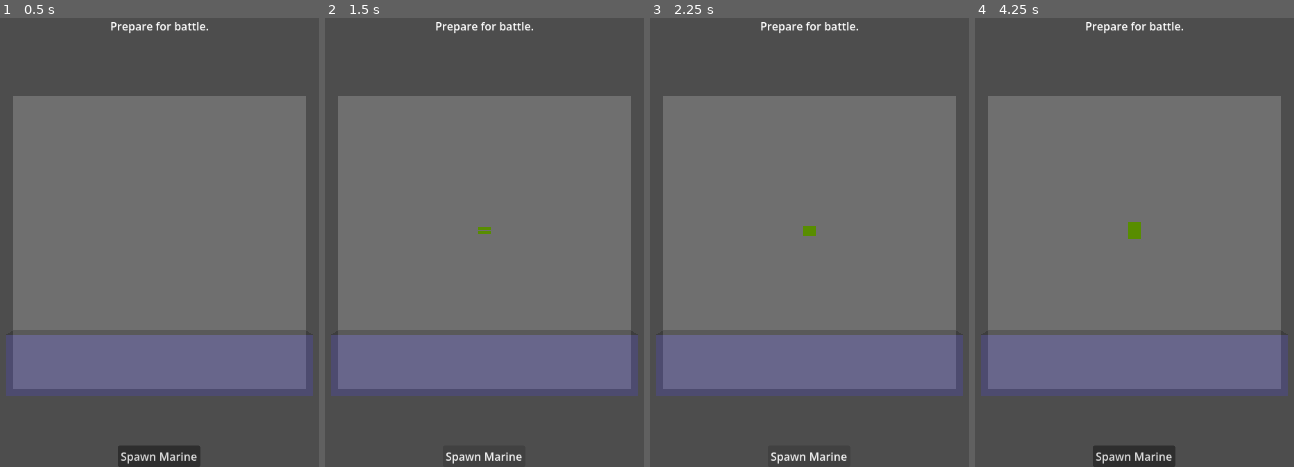
Above: before the commit, frames 1-4 (left to right).
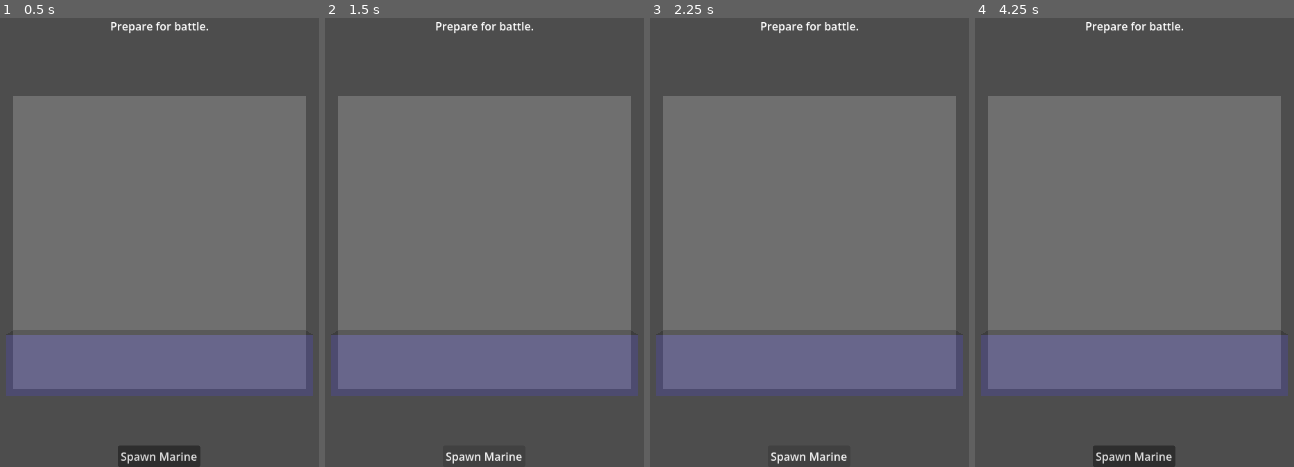
Above: after the commit, the same moments.

Repository: boulderpusher/heresy
Game: Godot game, scene res://main.tscn
The game is run twice, just before and just after one commit, with the same random seed, the same clock (stepped at 60 frames per second) and the same inputs.
Inputs (mouse positions are in pixels of both pictures, inside the frame that each line leads up to):
- Up to frame 1 (0.5 s): no input
- Up to frame 2 (1.5 s): click "Spawn Marine" at 0.5 s; click "Spawn Marine" at 1.25 s
- Up to frame 3 (2.25 s): click "Spawn Marine" at 2 s
- Up to frame 4 (4.25 s): tap Enter at 2.75 s; move the mouse to (outside the picture) at 2.77 s; click (outside the picture) at 2.92 s; tap Space at 3.5 s; move the mouse to (outside the picture) at 3.52 s; click (outside the picture) at 3.67 s

Frame 1 is identical in both runs. In frame 2, less than 0.1% of the frame differs, in the area x 47-53%, y 46-49%; in frame 3, less than 0.1%; in frame 4, 0.2%, in the area x 47-53%, y 45-50%.
Error before the commit: Invalid assignment of property or key 'origin' with value of type 'Vector3' on a base object of type 'RayCast3D'. (res://main.gd:24)

Commit message:
spawn marines within box

Diff:
--- a/main.gd
+++ b/main.gd
@@ -8,7 +8,10 @@
 
 var marine_scene = preload("res://marine/marine.tscn")
 var _units: Array[Marine]
+
 var _unit_to_spawn
+var _spawnable: bool
+
 var _camera: Camera3D
 var _raycast: RayCast3D
 
@@ -21,12 +24,23 @@
 func _physics_process(delta: float) -> void:
 	if _unit_to_spawn:
 		var mousepos = get_viewport().get_mouse_position()
-		_raycast.origin = _camera.project_ray_origin(mousepos)
+		_raycast.position = _camera.project_ray_origin(mousepos)
 		_raycast.target_position = _camera.project_ray_normal(mousepos) * RAY_LENGTH
-		_raycast.force_update()
+		_raycast.force_raycast_update()
 		if _raycast.is_colliding():
 			var collider = _raycast.get_collider()
-
+			if collider == $Ground:
+				var spawn_point = _raycast.get_collision_point()
+				_unit_to_spawn.position = spawn_point
+				if _unit_to_spawn in $SpawnArea.get_overlapping_bodies():
+					_unit_to_spawn.show()
+					_spawnable = true
+				else:
+					_unit_to_spawn.hide()
+					_spawnable = false
+		else:
+			_unit_to_spawn.hide()
+			_spawnable = false
 
 func _on_spawn_marine_button_pressed() -> void:
 	var marine = marine_scene.instantiate()
@@ -35,6 +49,13 @@
 	marine.hide()
 	_unit_to_spawn = marine
 
+func _input(event):
+	if event is InputEventMouseButton and event.is_pressed():
+		if _spawnable:
+			_unit_to_spawn.add_to_group("blue_team")
+			_units.append(_unit_to_spawn)
+			_unit_to_spawn = null
+			_spawnable = false
 
 func _spawn_armies():
 	var spawn_location_blue = $SpawnPathBlue/SpawnLocation
--- a/marine/health_bar.gd
+++ b/marine/health_bar.gd
@@ -3,12 +3,11 @@
 var _parent: Node3D
 var _camera: Camera3D
 
-# Called when the node enters the scene tree for the first time.
 func _ready() -> void:
 	_parent = get_parent()
 	_camera = get_viewport().get_camera_3d()
 
-# Called every frame. 'delta' is the elapsed time since the previous frame.
 func _process(delta: float) -> void:
 	position = _camera.unproject_position(_parent.global_position) + Vector2(-size.x/2, 0) + Vector2(0, -20)
-	visible = not _camera.is_position_behind(_parent.position)
+	#if _camera.is_position_behind(_parent.position):
+	#	visible = false
--- a/marine/marine.gd
+++ b/marine/marine.gd
@@ -32,7 +32,7 @@
 	_current_health = max_health
 	_health_bar.value = _current_health
 	_enemy_group = "red_team" if _team == Main.Team.BLUE else "blue_team"
-	_select_new_target()
+	_health_bar.hide()
 
 func _process(delta):
 	if _state == State.ATTACKING: # state machine deez nuts
@@ -43,8 +43,9 @@
 		_idle()
 
 func _physics_process(_delta):
-	velocity = _direction.normalized() * _speed
-	move_and_slide()
+	if _is_active:
+		velocity = _direction.normalized() * _speed
+		move_and_slide()
 
 func initialize(initial_position, initial_direction):
 	position = initial_position
